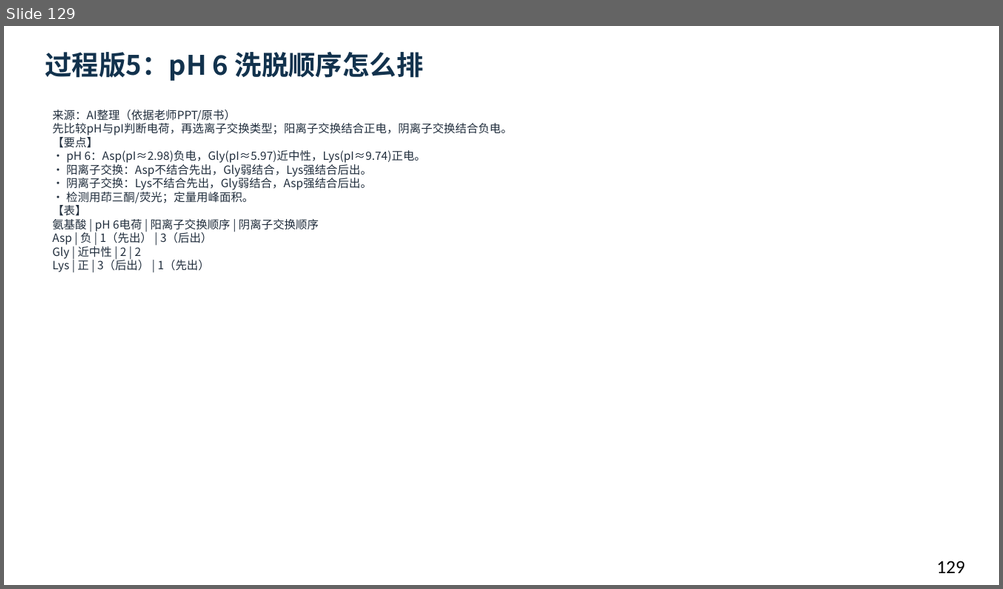
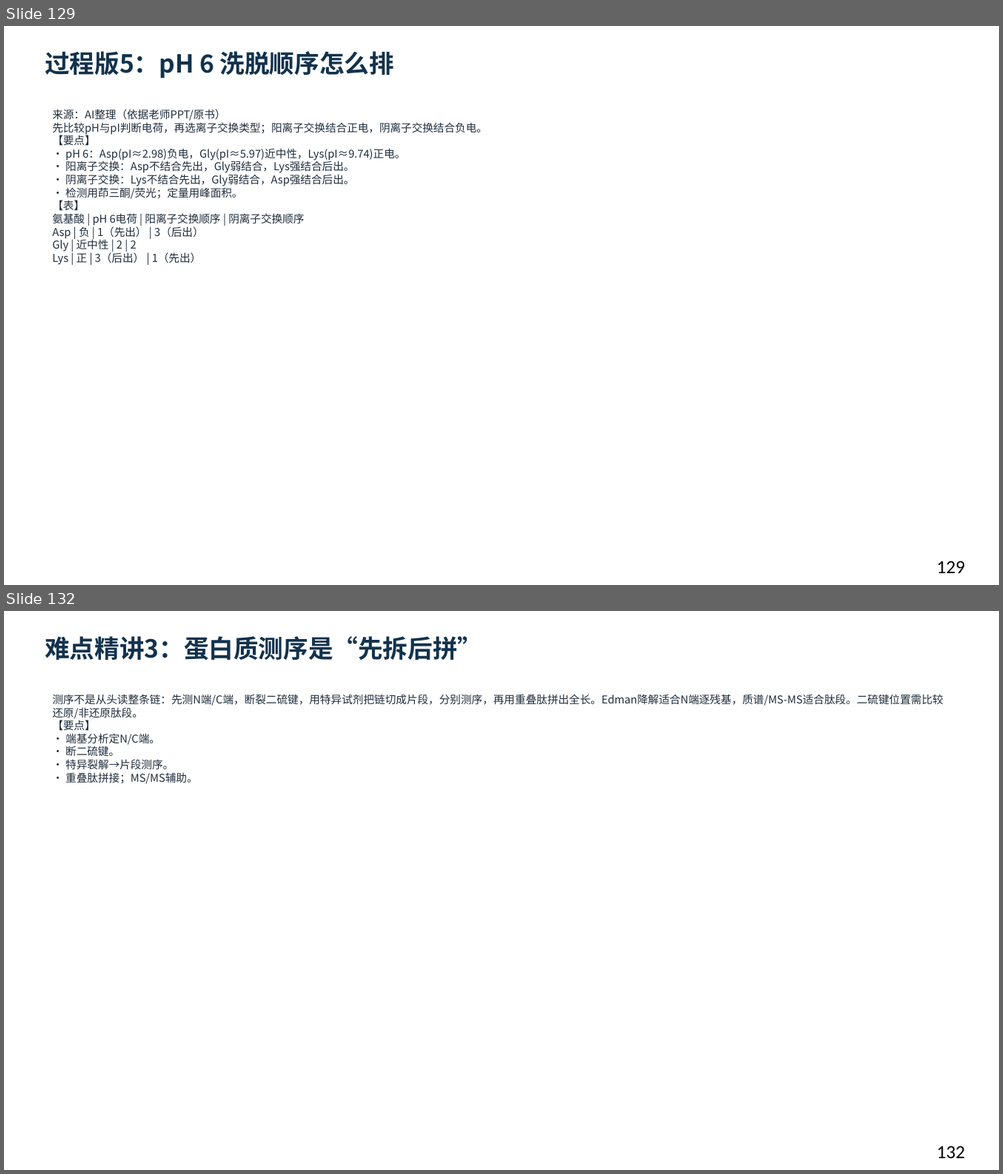
Before and after one commit to newkan-li/Biochemistry, a slide deck: downloads/bc02-ai-style.pptx. Shown one above the other, each under a label of ours: slide 129 before the commit, slides 129 and 132 after it; the slides between them are not shown. The pictures are 1003x589 and 1003x1174 pixels, drawn with LibreOffice and Linux fonts; fonts in the diff are those of the drawing. Boxes give left, top, right and bottom in pixels: in the first picture for what was removed or moved away, otherwise in the second. Text is boxed around its words. In the diff, an @@ line names an element or a change of style, - is before the commit and + after.

```diff
--- a/downloads/bc02-ai-style.pptx
+++ b/downloads/bc02-ai-style.pptx
@@ slide 132 added at (4,611,999,1170), background #FFFFFF @@
@@ text added at (45,636,482,660), 24 pt, text #12324D, bold @@
+难点精讲3：蛋白质测序是“先拆后拼”
@@ text added at (52,694,943,784), 10.5 pt, text #202D3C @@
+测序不是从头读整条链：先测N端/C端，断裂二硫键，用特异试剂把链切成片段，分别测序，再用重叠肽拼出全长。Edman降解适合N端逐残基，质谱/MS-MS适合肽段。二硫键位置需比较还原/非还原肽段。
+【要点】
+• 端基分析定N/C端。
+• 断二硫键。
+• 特异裂解→片段测序。
+• 重叠肽拼接；MS/MS辅助。
@@ text added at (936,1146,965,1159), 18 pt, text #000000 @@
+132
@@ slide 129 changed as well @@
@@ text "过程版5：pH 6 洗脱顺序怎么排" at (45,51,394,79): size 26 to 24 pt @@
@@ text "来源：AI整理（依据老师PPT/原书） 先比较pH与pI判断电荷，再选离子交换类型；阳离子交换结合正电，阴离子交换结合负 ..." at (52,109,487,265): size 11 to 10.5 pt @@
```
Also in this commit, not shown: 129 other slides changed, 2 other slides added, 18 other files.
